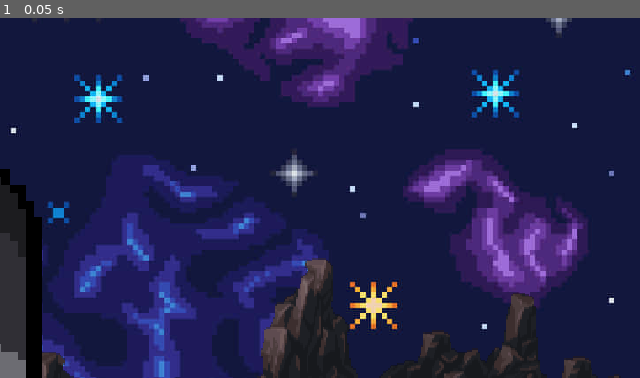
Above: before the commit, frame 1.
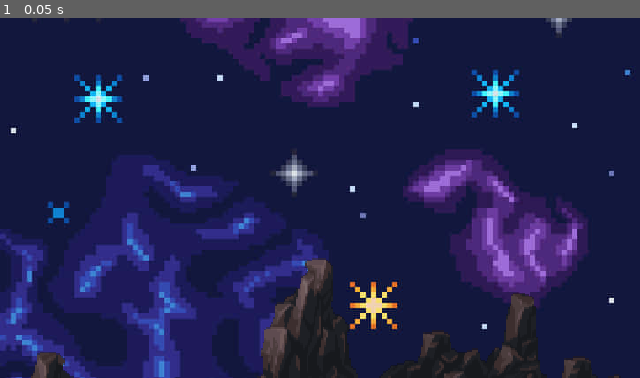
Above: after the commit, the same moment.

Repository: maatrasikk/escape-the-planet
Game: Godot game, scene res://scenes/game.tscn
Same seed, same stepped clock (60 frames per second), same inputs: the game is played once before the commit and once after it.
Inputs:
- Up to frame 1 (0.05 s): no input

The runs differ from the first frame. In frame 1, 3.4% of the frame differs, in the area x 0-7%, y 41-100%.

Commit message:
spites addition
added pc, drone

Diff:
--- /dev/null
+++ b/scenes/drone.tscn
@@ -0,0 +1,62 @@
+[gd_scene load_steps=9 format=3 uid="uid://cq4nbuofpjgq6"]
+
+[ext_resource type="Texture2D" uid="uid://1uvkf4dc8hey" path="res://assets/sprites/Drone.png" id="1_dil0n"]
+
+[sub_resource type="AtlasTexture" id="AtlasTexture_knnud"]
+atlas = ExtResource("1_dil0n")
+region = Rect2(0, 384, 96, 96)
+
+[sub_resource type="AtlasTexture" id="AtlasTexture_1r4ts"]
+atlas = ExtResource("1_dil0n")
+region = Rect2(96, 384, 96, 96)
+
+[sub_resource type="AtlasTexture" id="AtlasTexture_umx5g"]
+atlas = ExtResource("1_dil0n")
+region = Rect2(192, 384, 96, 96)
+
+[sub_resource type="AtlasTexture" id="AtlasTexture_k1p8w"]
+atlas = ExtResource("1_dil0n")
+region = Rect2(288, 384, 96, 96)
+
+[sub_resource type="AtlasTexture" id="AtlasTexture_f6asb"]
+atlas = ExtResource("1_dil0n")
+region = Rect2(384, 384, 96, 96)
+
+[sub_resource type="AtlasTexture" id="AtlasTexture_nxcwj"]
+atlas = ExtResource("1_dil0n")
+region = Rect2(480, 384, 96, 96)
+
+[sub_resource type="SpriteFrames" id="SpriteFrames_t4gt0"]
+animations = [{
+"frames": [{
+"duration": 1.0,
+"texture": SubResource("AtlasTexture_knnud")
+}, {
+"duration": 1.0,
+"texture": SubResource("AtlasTexture_1r4ts")
+}, {
+"duration": 1.0,
+"texture": SubResource("AtlasTexture_umx5g")
+}, {
+"duration": 1.0,
+"texture": SubResource("AtlasTexture_k1p8w")
+}, {
+"duration": 1.0,
+"texture": SubResource("AtlasTexture_f6asb")
+}, {
+"duration": 1.0,
+"texture": SubResource("AtlasTexture_nxcwj")
+}],
+"loop": true,
+"name": &"default",
+"speed": 5.0
+}]
+
+[node name="Drone" type="CharacterBody2D"]
+
+[node name="AnimatedSprite2D" type="AnimatedSprite2D" parent="."]
+position = Vector2(60, -63)
+scale = Vector2(2.25, 2.3125)
+sprite_frames = SubResource("SpriteFrames_t4gt0")
+autoplay = "default"
+frame_progress = 0.0533308
--- a/scenes/game.tscn
+++ b/scenes/game.tscn
@@ -7,6 +7,7 @@
 [ext_resource type="Texture2D" uid="uid://duogof8mwepfq" path="res://assets/sprites/spaceshuttle2.png" id="3_lbhrr"]
 [ext_resource type="Texture2D" uid="uid://b33wjx8euq8m2" path="res://assets/background/background4acrop.PNG" id="4_p57ef"]
 [ext_resource type="PackedScene" uid="uid://d0ltkyftldw5m" path="res://scenes/enemies.tscn" id="7_u5sy4"]
+[ext_resource type="PackedScene" uid="uid://cq4nbuofpjgq6" path="res://scenes/drone.tscn" id="8_gee14"]
 
 [sub_resource type="ShaderMaterial" id="ShaderMaterial_p57ef"]
 
@@ -1074,12 +1075,15 @@
 texture = ExtResource("4_p57ef")
 
 [node name="Shuttle" type="Sprite2D" parent="."]
-position = Vector2(-489, 146)
+position = Vector2(-581, 142)
 scale = Vector2(8.11719, 7.9375)
 texture = ExtResource("3_lbhrr")
 
 [node name="Captain" parent="." instance=ExtResource("1_uwrxv")]
-position = Vector2(-488, 363)
+position = Vector2(-368, 363)
 
 [node name="Enemies" parent="." instance=ExtResource("7_u5sy4")]
-position = Vector2(394, 399)
+position = Vector2(398, 401)
+
+[node name="Drone" parent="." instance=ExtResource("8_gee14")]
+position = Vector2(-225, -225)
Binary file added: assets/sprites/Drone.png
Not shown, added: assets/sprites/Drone.png.import
Binary file added: assets/sprites/pc.png
Not shown, added: assets/sprites/pc.png.import
Not shown: 1 places in scenes/game.tscn that only renumber resources
